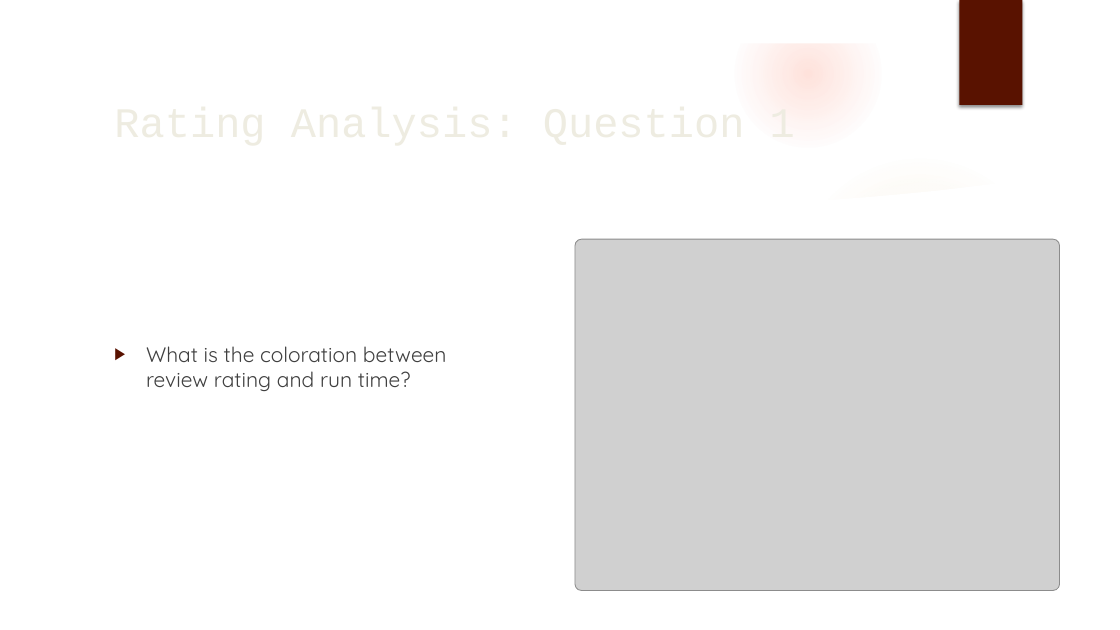
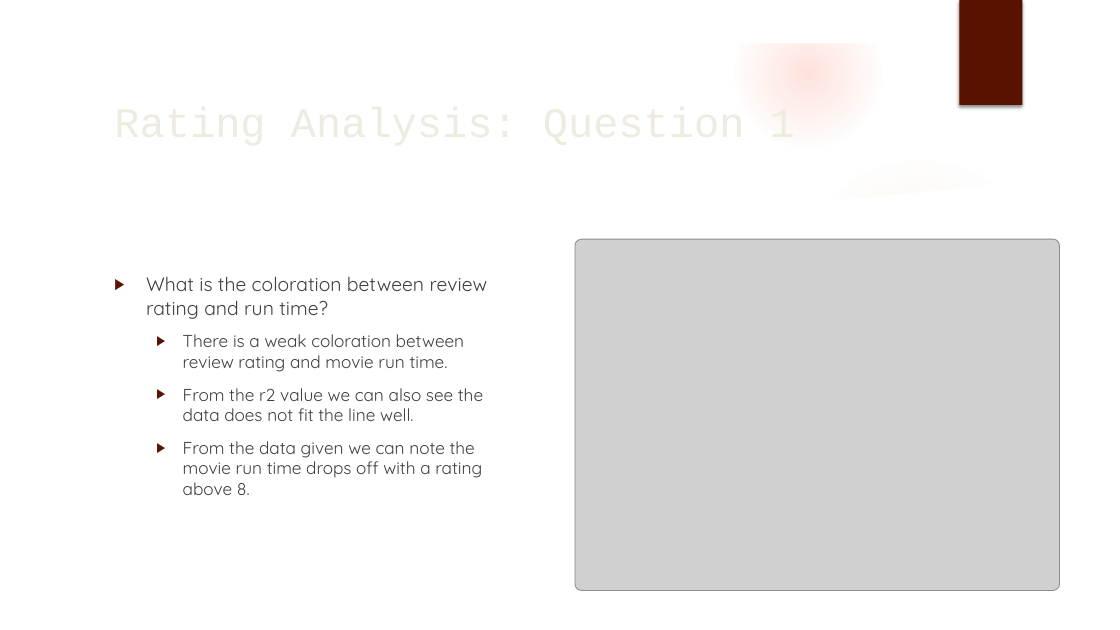
Before and after one commit to BennyC31/project_1_eda_git_collaboration, a slide deck: slide 4 of Horror_Movie_Trends_Project1_11142022_DT.pptx. Drawn at 1120x630 pixels with LibreOffice and Linux fonts; fonts in the diff are those of the drawing; grey boxes stand for pictures; background and template pictures are left out. Boxes give left, top, right and bottom in pixels: in the first picture for what was removed or moved away, otherwise in the second. Text is boxed around its words. In the diff, an @@ line names an element or a change of style, - is before the commit and + after.

```diff
--- a/Horror_Movie_Trends_Project1_11142022_DT.pptx
+++ b/Horror_Movie_Trends_Project1_11142022_DT.pptx
@@ text at (x1=146, y1=276, x2=488, y2=315): size 18 to 16.6 pt in "What is the coloration between review rating ..." @@
@@ text at (x1=183, y1=334, x2=483, y2=495): paragraphs added @@
+  ▶ There is a weak coloration between review rating and movie run time.
+  ▶ From the r2 value we can also see the data does not fit the line well.
+  ▶ From the data given we can note the movie run time drops off with a rating above 8.
```
Also in this commit, not shown: 3 other slides changed, 2 other files.
